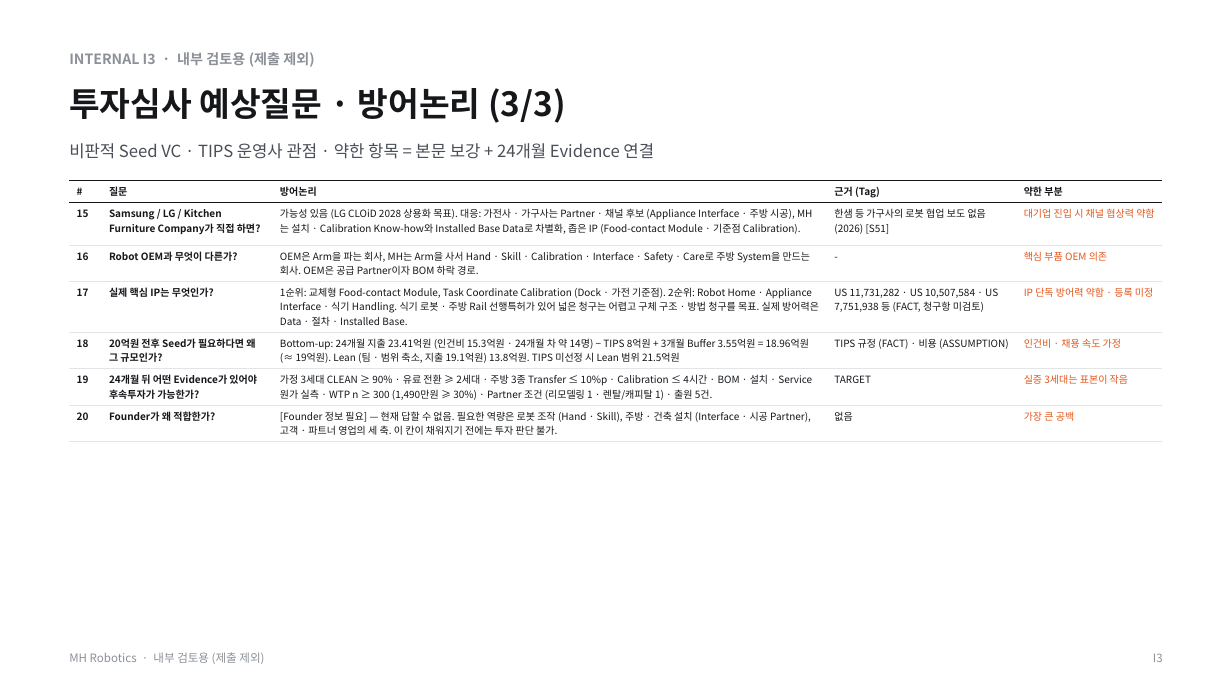
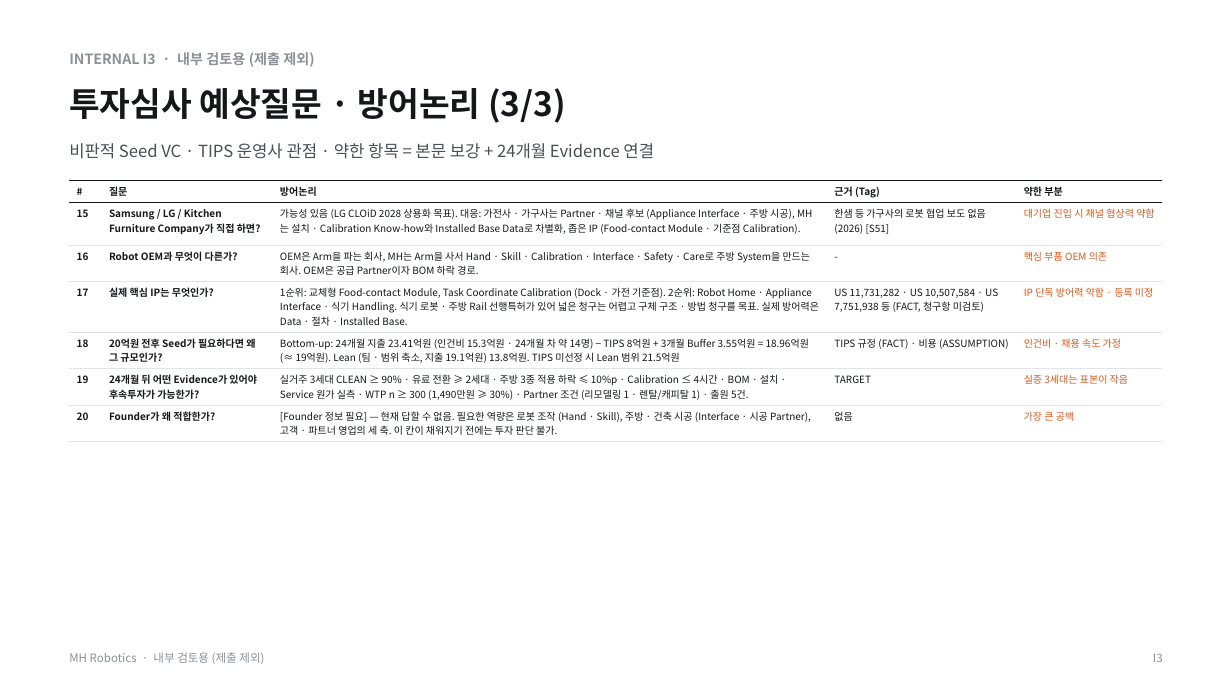
Before and after one commit to kimdonghyun2789-hash/D, a slide deck: slide 4 of MH/MH_Robotics_IR_Internal_QA.pptx. Drawn at 1232x693 pixels with LibreOffice and Linux fonts; fonts in the diff are those of the drawing. Boxes give left, top, right and bottom in pixels: in the first picture for what was removed or moved away, otherwise in the second. Text is boxed around its words. In the diff, an @@ line names an element or a change of style, - is before the commit and + after.

```diff
--- a/MH/MH_Robotics_IR_Internal_QA.pptx
+++ b/MH/MH_Robotics_IR_Internal_QA.pptx
@@ table at [69,181,1163,439] @@
-row 6, column 3: 가정 3세대 CLEAN ≥ 90% · 유료 전환 ≥ 2세대 · 주방 3종 Transfer ≤ 10%p · Calibration ≤ 4시간 · BOM · 설치 · Service 원가 실측 · WTP n ≥ 300 (1,490만원 ≥ 30%) · Partner 조건 (리모델링 1 · 렌탈/캐피탈 1) · 출원 5건.
+row 6, column 3: 실거주 3세대 CLEAN ≥ 90% · 유료 전환 ≥ 2세대 · 주방 3종 적용 하락 ≤ 10%p · Calibration ≤ 4시간 · BOM · 설치 · Service 원가 실측 · WTP n ≥ 300 (1,490만원 ≥ 30%) · Partner 조건 (리모델링 1 · 렌탈/캐피탈 1) · 출원 5건.
-row 7, column 3: [Founder 정보 필요] — 현재 답할 수 없음. 필요한 역량은 로봇 조작 (Hand · Skill), 주방 · 건축 설치 (Interface · 시공 Partner), 고객 · 파트너 영업의 세 축. 이 칸이 채워지기 전에는 투자 판단 불가.
+row 7, column 3: [Founder 정보 필요] — 현재 답할 수 없음. 필요한 역량은 로봇 조작 (Hand · Skill), 주방 · 건축 시공 (Interface · 시공 Partner), 고객 · 파트너 영업의 세 축. 이 칸이 채워지기 전에는 투자 판단 불가.
```
Also in this commit, not shown: 5 other slides changed, 34 other files.
